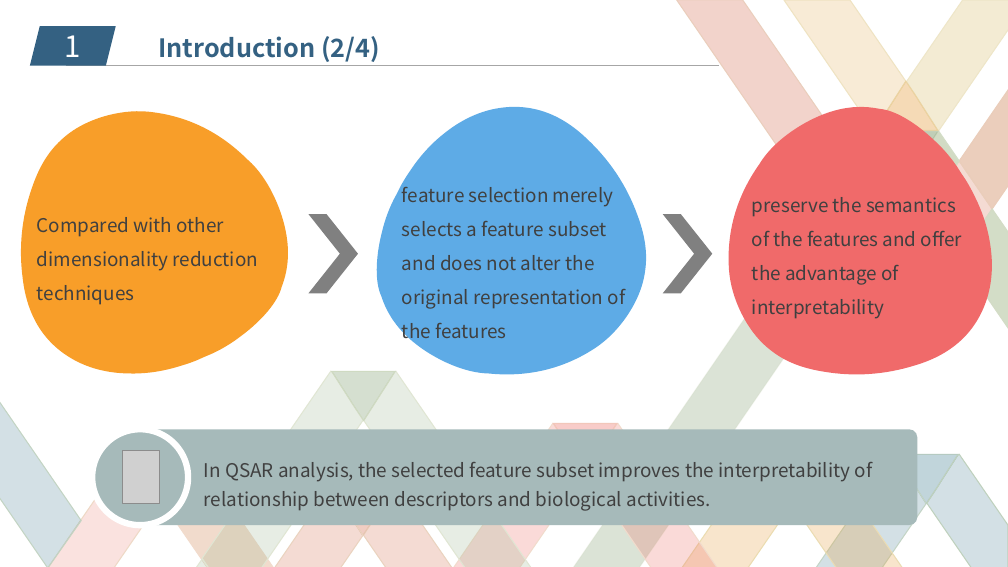
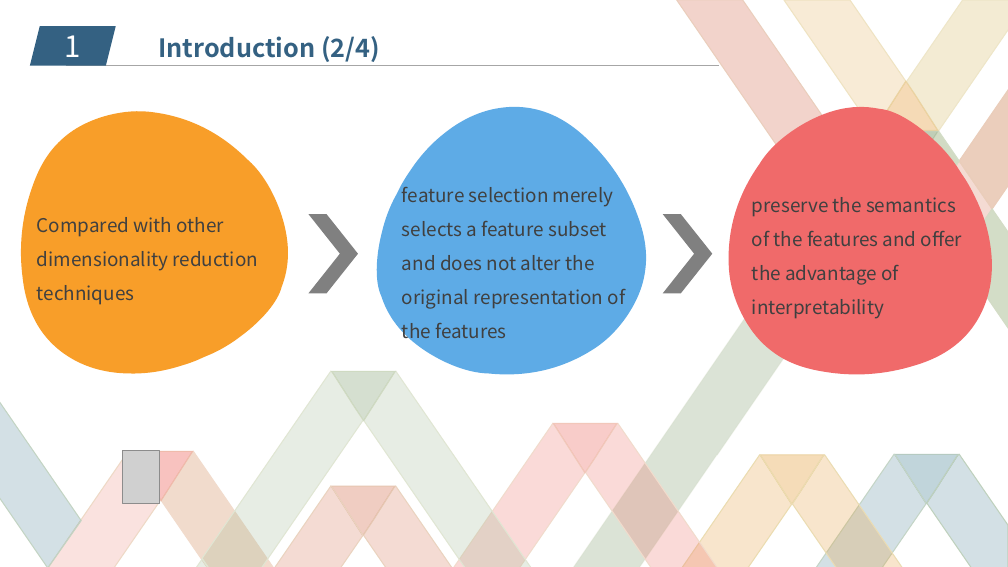
Before and after one commit to JiaweiHuang/ECoFFeS, a slide deck: slide 5 of Others/PPT/ECoFFeS.pptx. Drawn at 1008x567 pixels with LibreOffice and Linux fonts; fonts in the diff are those of the drawing; grey boxes stand for pictures; background and template pictures are left out. Boxes give left, top, right and bottom in pixels: in the first picture for what was removed or moved away, otherwise in the second. Text is boxed around its words. In the diff, an @@ line names an element or a change of style, - is before the commit and + after.

```diff
--- a/Others/PPT/ECoFFeS.pptx
+++ b/Others/PPT/ECoFFeS.pptx
@@ ellipse removed at (92,430,188,526) @@
@@ rounded rectangle removed at (138,430,917,526) @@
@@ text removed at (204,462,873,511) @@
-In QSAR analysis, the selected feature subset improves the interpretability of relationship between descriptors and biological activities.
@@ freeform shape added at (761,455,824,504), fill #E49B35 at 35% opacity, outline #EBD3A3 1 pt @@
```
Also in this commit, not shown: 7 other slides changed, 1 other file.
